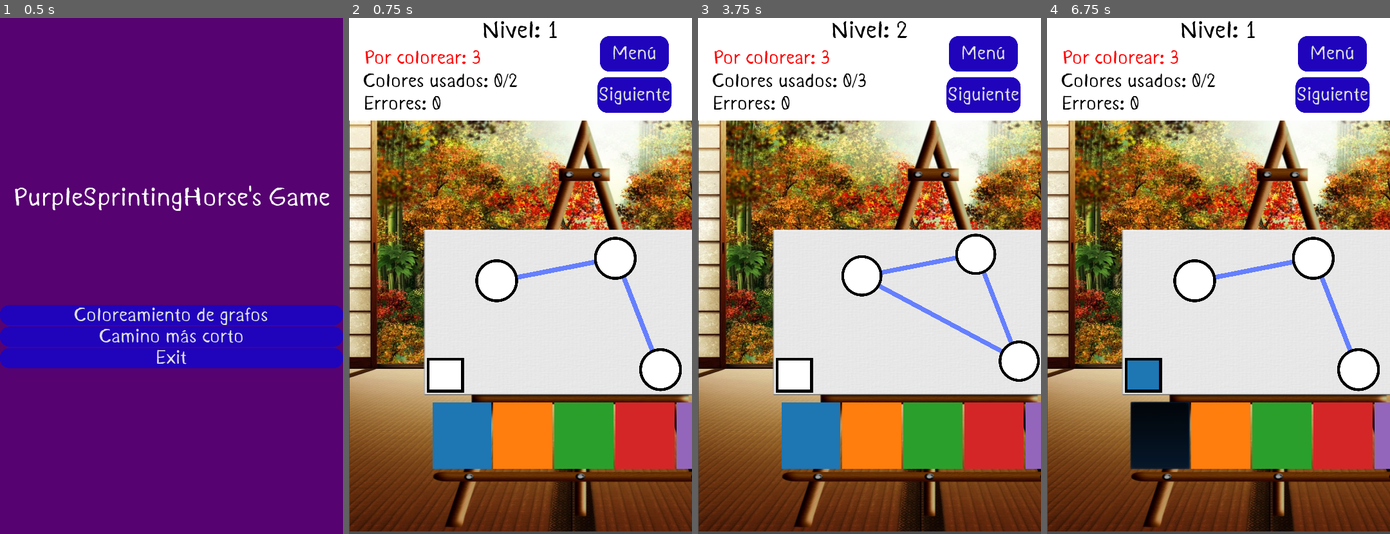
Above: before the commit, frames 1-4 (left to right).
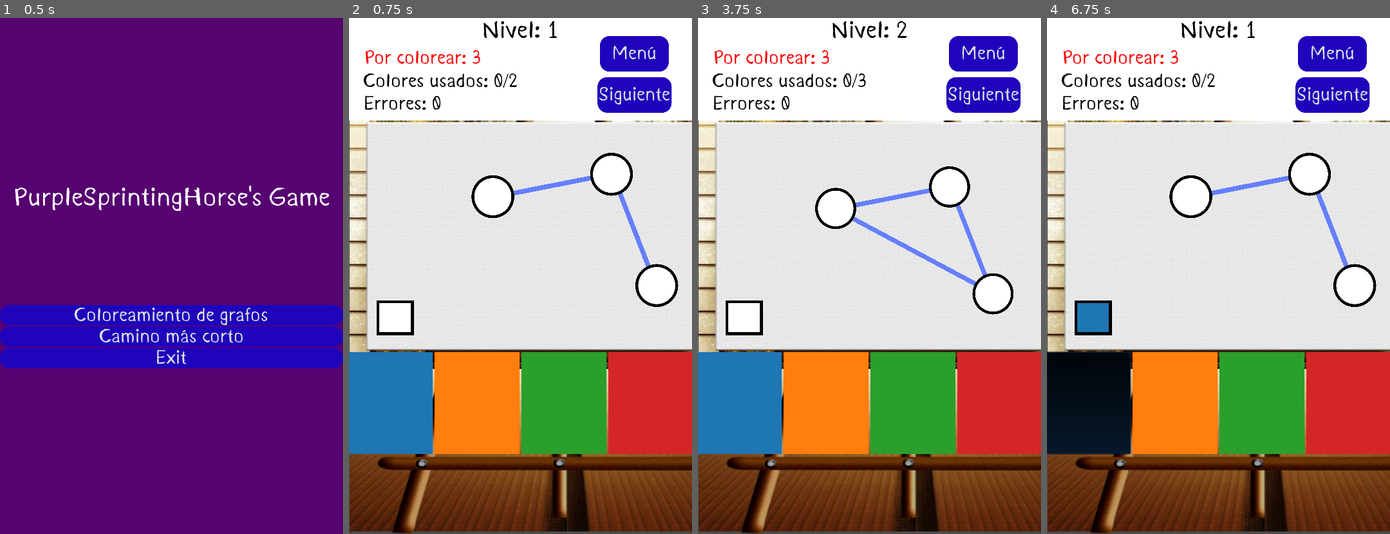
Above: after the commit, the same moments.

Repository: johnny-godoy/PurpleSprintingHorse
Game: Godot game, scene res://scenes/MainMenu.tscn
The game is run twice, just before and just after one commit, with the same random seed, the same clock (stepped at 60 frames per second) and the same inputs.
Inputs (mouse positions are in pixels of both pictures, inside the frame that each line leads up to; where the layout moved, square brackets give the same spot in the first picture):
- Up to frame 1 (0.5 s): no input
- Up to frame 2 (0.75 s): click "Coloreamiento de grafos" at 0.5 s
- Up to frame 3 (3.75 s): click (845, 281) at 1.27 s; click "Menú" at 2 s; click "Coloreamiento de grafos" at 2.75 s; click "Siguiente" at 3.5 s
- Up to frame 4 (6.75 s): click (1211, 276) at 4.27 s; click "Menú" at 5 s; click "Coloreamiento de grafos" at 5.75 s; click (1088, 405) [1160, 435] at 6.5 s

Frame 1 is identical in both runs. In frame 2, 46% of the frame differs, in the area x 0-100%, y 19-100%; in frame 3, 47%; in frame 4, 46%.

Commit message:
agrega nivel 3

Diff:
--- a/coloring/Coloring Tutorial.tscn
+++ b/coloring/Coloring Tutorial.tscn
@@ -10,4 +10,4 @@
 level = 1
 
 [node name="GraphToColor" parent="Level" instance=ExtResource( 2 )]
-position = Vector2( 510, 592 )
+position = Vector2( 502, 416 )
--- a/coloring/Level 2.tscn
+++ b/coloring/Level 2.tscn
@@ -13,7 +13,7 @@
 level = 2
 
 [node name="GraphToColor" type="Node2D" parent="Level"]
-position = Vector2( 536, 580 )
+position = Vector2( 481, 439 )
 scale = Vector2( 0.96, 0.96 )
 
 [node name="Edge 2-3" type="PinJoint2D" parent="Level/GraphToColor"]
--- /dev/null
+++ b/coloring/Level 3.tscn
@@ -0,0 +1,125 @@
+[gd_scene load_steps=4 format=2]
+
+[ext_resource path="res://assets/shortest_path/Untitled.001.png" type="Texture" id=1]
+[ext_resource path="res://coloring/base/level.tscn" type="PackedScene" id=2]
+
+[sub_resource type="CircleShape2D" id=1]
+radius = 45.0444
+
+[node name="Level 3" type="Node2D"]
+
+[node name="Level" parent="." instance=ExtResource( 2 )]
+position = Vector2( -99, 0 )
+min_colors = 2
+level = 3
+
+[node name="GraphToColor" type="Node2D" parent="Level"]
+position = Vector2( 458, 419 )
+
+[node name="Edge 1-4" type="PinJoint2D" parent="Level/GraphToColor"]
+position = Vector2( -166, -127 )
+rotation = -1.74882
+node_a = NodePath("../FirstNode")
+node_b = NodePath("../FourthNode")
+
+[node name="Line2D" type="Line2D" parent="Level/GraphToColor/Edge 1-4"]
+position = Vector2( 2.14548, -0.630035 )
+points = PoolVector2Array( -0.53125, 2.95261, -233.786, -39.0165 )
+
+[node name="Edge 2-3" type="PinJoint2D" parent="Level/GraphToColor"]
+position = Vector2( 115, 108 )
+rotation = 2.78555
+node_a = NodePath("../SecondNode")
+node_b = NodePath("../ThirdNode")
+
+[node name="Line2D" type="Line2D" parent="Level/GraphToColor/Edge 2-3"]
+position = Vector2( -78.8727, 228.941 )
+scale = Vector2( 1.00366, 1.00431 )
+points = PoolVector2Array( 76.4783, -230.866, -4.638, -10.3706 )
+
+[node name="Edge 1-2" type="PinJoint2D" parent="Level/GraphToColor"]
+position = Vector2( -166, -127 )
+rotation = -1.74882
+node_a = NodePath("../FirstNode")
+node_b = NodePath("../SecondNode")
+
+[node name="Line2D" type="Line2D" parent="Level/GraphToColor/Edge 1-2"]
+points = PoolVector2Array( -0.53125, 2.95261, -50.4691, 280.496 )
+
+[node name="Edge 3-4" type="PinJoint2D" parent="Level/GraphToColor"]
+position = Vector2( -162, 100 )
+rotation = -1.74882
+node_a = NodePath("../ThirdNode")
+node_b = NodePath("../FourthNode")
+
+[node name="Line2D" type="Line2D" parent="Level/GraphToColor/Edge 3-4"]
+position = Vector2( 0.708344, -3.93677 )
+points = PoolVector2Array( -0.53125, 2.95261, -50.4692, 280.496 )
+
+[node name="FirstNode" type="StaticBody2D" parent="Level/GraphToColor"]
+position = Vector2( -164, -126 )
+
+[node name="CollisionShape2D" type="CollisionShape2D" parent="Level/GraphToColor/FirstNode"]
+position = Vector2( 0, 1 )
+shape = SubResource( 1 )
+
+[node name="TextureButton" type="TextureButton" parent="Level/GraphToColor/FirstNode"]
+margin_left = -44.0
+margin_top = -44.0
+margin_right = 316.0
+margin_bottom = 316.0
+rect_scale = Vector2( 0.25, 0.25 )
+size_flags_horizontal = 0
+size_flags_vertical = 0
+texture_normal = ExtResource( 1 )
+
+[node name="SecondNode" type="StaticBody2D" parent="Level/GraphToColor"]
+position = Vector2( 116, -127 )
+
+[node name="CollisionShape2D" type="CollisionShape2D" parent="Level/GraphToColor/SecondNode"]
+position = Vector2( 0, 1 )
+shape = SubResource( 1 )
+
+[node name="TextureButton" type="TextureButton" parent="Level/GraphToColor/SecondNode"]
+margin_left = -44.0
+margin_top = -44.0
+margin_right = 316.0
+margin_bottom = 316.0
+rect_scale = Vector2( 0.25, 0.25 )
+size_flags_horizontal = 0
+size_flags_vertical = 0
+texture_normal = ExtResource( 1 )
+
+[node name="ThirdNode" type="StaticBody2D" parent="Level/GraphToColor"]
+position = Vector2( 115, 107 )
+
+[node name="CollisionShape2D" type="CollisionShape2D" parent="Level/GraphToColor/ThirdNode"]
+position = Vector2( 0, 1 )
+shape = SubResource( 1 )
+
+[node name="TextureButton" type="TextureButton" parent="Level/GraphToColor/ThirdNode"]
+margin_left = -44.0
+margin_top = -44.0
+margin_right = 316.0
+margin_bottom = 316.0
+rect_scale = Vector2( 0.25, 0.25 )
+size_flags_horizontal = 0
+size_flags_vertical = 0
+texture_normal = ExtResource( 1 )
+
+[node name="FourthNode" type="StaticBody2D" parent="Level/GraphToColor"]
+position = Vector2( -165, 98 )
+
+[node name="CollisionShape2D" type="CollisionShape2D" parent="Level/GraphToColor/FourthNode"]
+position = Vector2( 0, 1 )
+shape = SubResource( 1 )
+
+[node name="TextureButton" type="TextureButton" parent="Level/GraphToColor/FourthNode"]
+margin_left = -44.0
+margin_top = -44.0
+margin_right = 316.0
+margin_bottom = 316.0
+rect_scale = Vector2( 0.25, 0.25 )
+size_flags_horizontal = 0
+size_flags_vertical = 0
+texture_normal = ExtResource( 1 )
--- a/coloring/base/level.tscn
+++ b/coloring/base/level.tscn
@@ -12,26 +12,26 @@
 [node name="HUD_OVERLAY" parent="." instance=ExtResource( 4 )]
 
 [node name="Background" type="Sprite" parent="."]
-position = Vector2( 469.125, 534 )
-scale = Vector2( 0.866435, 0.563542 )
+position = Vector2( 456.625, 534 )
+scale = Vector2( 0.843287, 0.563542 )
 texture = ExtResource( 5 )
 
-[node name="Canvas" type="Sprite" parent="Background"]
-position = Vector2( 31.0179, 175.675 )
-scale = Vector2( 1.85717, 1.92976 )
+[node name="Canvas" type="Sprite" parent="."]
+position = Vector2( 454.596, 480.156 )
+scale = Vector2( 1.98778, 1.50289 )
 texture = ExtResource( 2 )
 
 [node name="ColorBuckets" parent="." instance=ExtResource( 3 )]
-margin_left = 176.0
-margin_top = 804.0
-margin_right = 811.0
-margin_bottom = 943.0
+margin_left = -4.0
+margin_top = 699.0
+margin_right = 907.0
+margin_bottom = 912.0
 
 [node name="Marco" type="ColorRect" parent="."]
-margin_left = 163.0
-margin_top = 711.0
-margin_right = 242.0
-margin_bottom = 784.0
+margin_left = 58.0
+margin_top = 591.0
+margin_right = 137.0
+margin_bottom = 664.0
 color = Color( 0, 0, 0, 1 )
 
 [node name="Selected" type="ColorRect" parent="Marco"]
